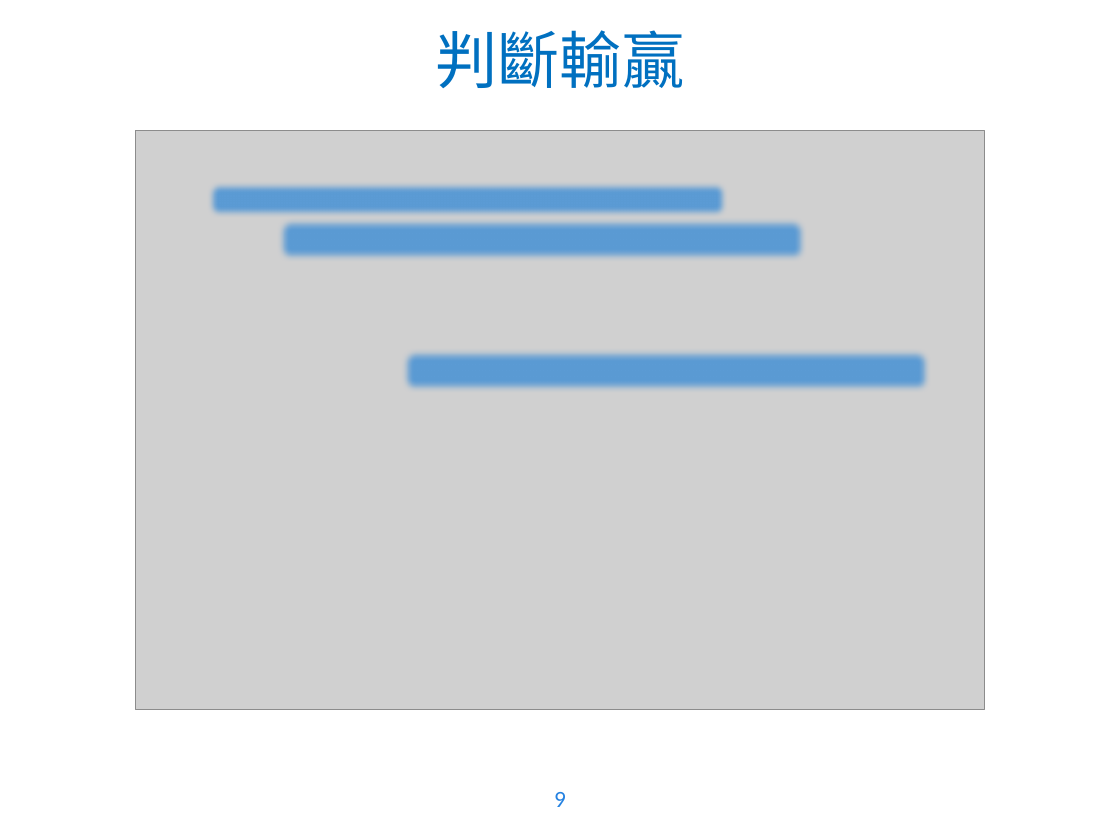
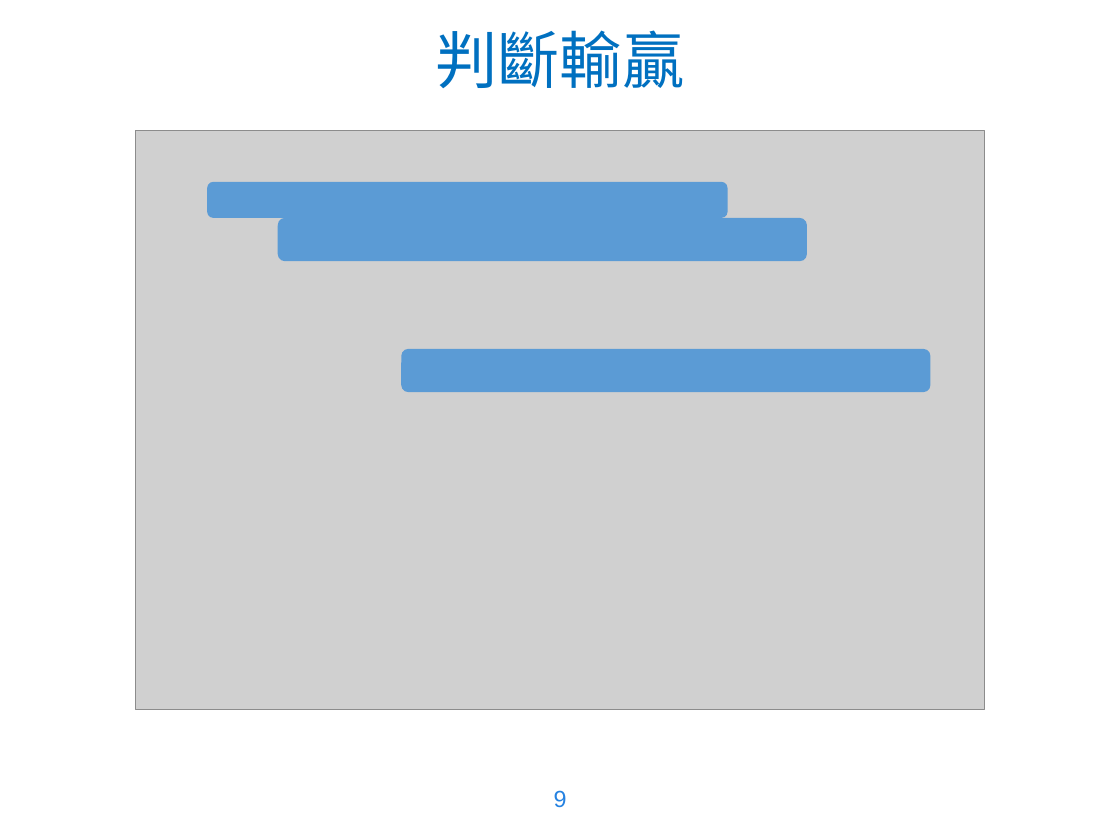
Before and after one commit to WaRTanKE7/WebClubData, a slide deck: slide 9 of 教學簡報/JavaScript - 3.pptx. Drawn at 1120x840 pixels with LibreOffice and Linux fonts; fonts in the diff are those of the drawing; grey boxes stand for pictures; background and template pictures are left out. Boxes give left, top, right and bottom in pixels: in the first picture for what was removed or moved away, otherwise in the second. Text is boxed around its words. In the diff, an @@ line names an element or a change of style, - is before the commit and + after.

```diff
--- a/教學簡報/JavaScript - 3.pptx
+++ b/教學簡報/JavaScript - 3.pptx
@@ proportions changed in 3 elements at [207,181,728,217], [278,218,806,262], [401,348,930,392] @@
@@ page number removed at [554,792,566,807] @@
-9
@@ page number added at [554,790,567,808], 15 pt, text #2582E1 @@
+9
```
Also in this commit, not shown: 10 other slides changed, 10 other files.
